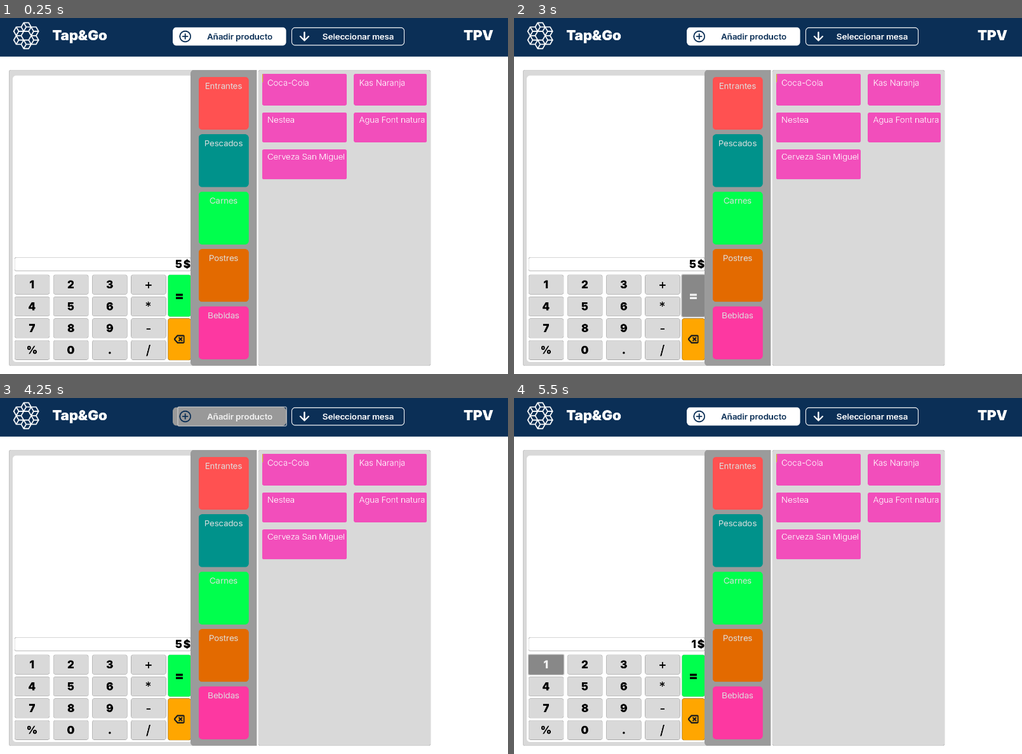
Above: before the commit, frames 1-4 (two rows, left to right).
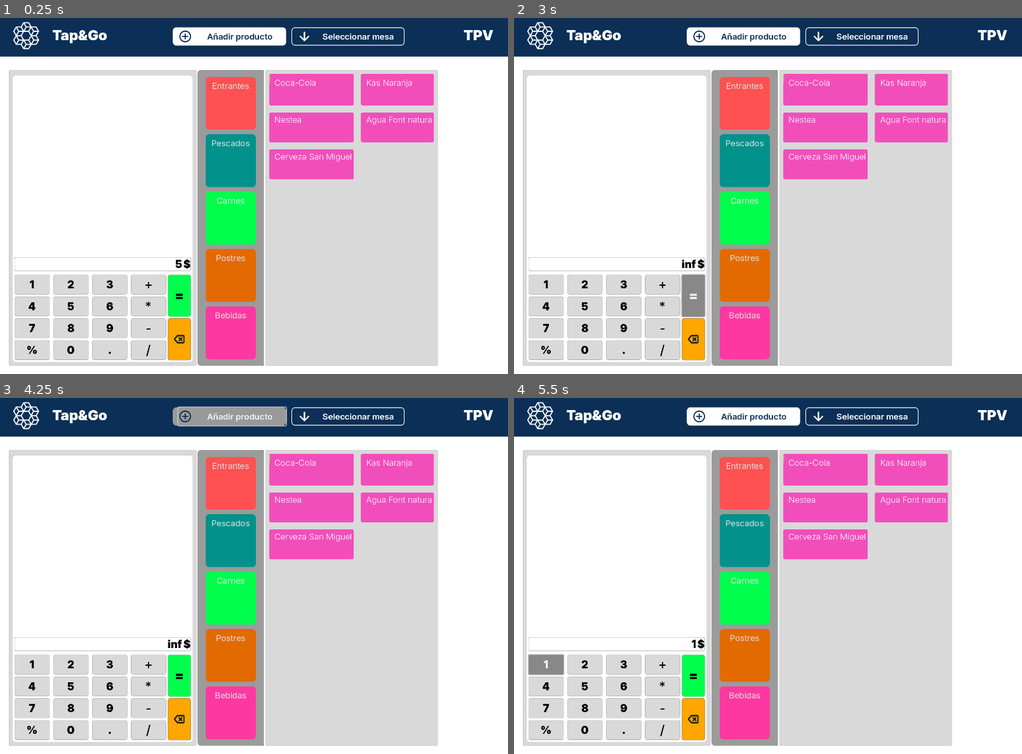
Above: after the commit, the same moments.

Repository: rteijeiro/tpv
Game: Godot game, scene res://scenes/main.tscn
Two runs of this game, one before a commit and one after it. Both use one fixed random seed, a clock stepped at 60 frames per second and the inputs below.
Inputs:
- Up to frame 1 (0.25 s): no input
- Up to frame 2 (3 s): click "+" at 0.5 s; click "-" at 1.25 s; click "/" at 2 s; click "=" at 2.75 s
- Up to frame 3 (4.25 s): click "Añadir producto" at 3.5 s
- Up to frame 4 (5.5 s): click "Seleccionar mesa" at 4.25 s; click "1" at 5 s

The runs differ from the first frame. In frame 1, 7.6% of the frame differs, in the area x 37-87%, y 14-98%; in frame 2, 7.6%; in frame 3, 7.6%, in the area x 33-87%, y 14-98%; in frame 4, 7.6%.

Commit message:
Cambios en calculadora

Diff:
--- a/Scripts/calculator.gd
+++ b/Scripts/calculator.gd
@@ -12,7 +12,7 @@
 
 func _ready() -> void:
 	price.text = str(5)
-	numbers.append(5)
+	res = 5
 
 func _on_one_pressed() -> void:
 	selectNumber('1')
@@ -77,20 +77,20 @@
 		price.text = num1
 
 func _on_equals_pressed() -> void:
-	numbers.append(num1)
-	for i in numbers.size():
-		print(numbers[i])
-	for i in numbers.size():
-		print(numbers[i])
-		if operations[i] == '+':
+	#numbers.append(num1)
+	#for i in numbers.size():
+		#print(numbers[i])
+	for i in operations:
+		#print(numbers[i])
+		if i == '+':
 			print("sum")
-			res += float(numbers[i])
-		#if i == '-':
-			#res -= float(numbers[i])
-		#if i == '*':
-			#res *= float(numbers[i])
-		#if i == '/':
-			#res /= float(numbers[i])
+			res += float(num1)
+		if i == '-':
+			res -= float(num1)
+		if i == '*':
+			res *= float(num1)
+		if i == '/':
+			res /= float(num1)
 	price.text = str(res)
 	num1 = ''
 	res = 0
--- a/scenes/main.tscn
+++ b/scenes/main.tscn
@@ -254,7 +254,7 @@
 offset_right = 1408.0
 offset_bottom = 1001.0
 theme = SubResource("Theme_u0dgb")
-theme_override_constants/separation = 515
+theme_override_constants/separation = 535
 
 [node name="Calculator" parent="HSplitContainer" instance=ExtResource("6_t16vj")]
 layout_mode = 2
